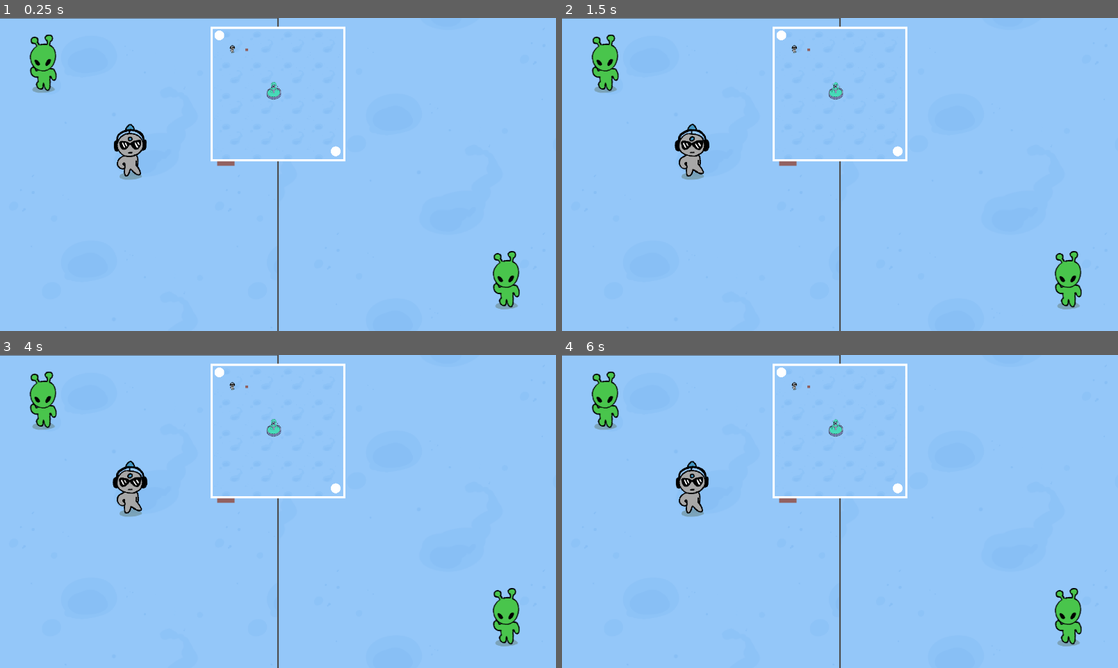
Above: before the commit, frames 1-4 (two rows, left to right).
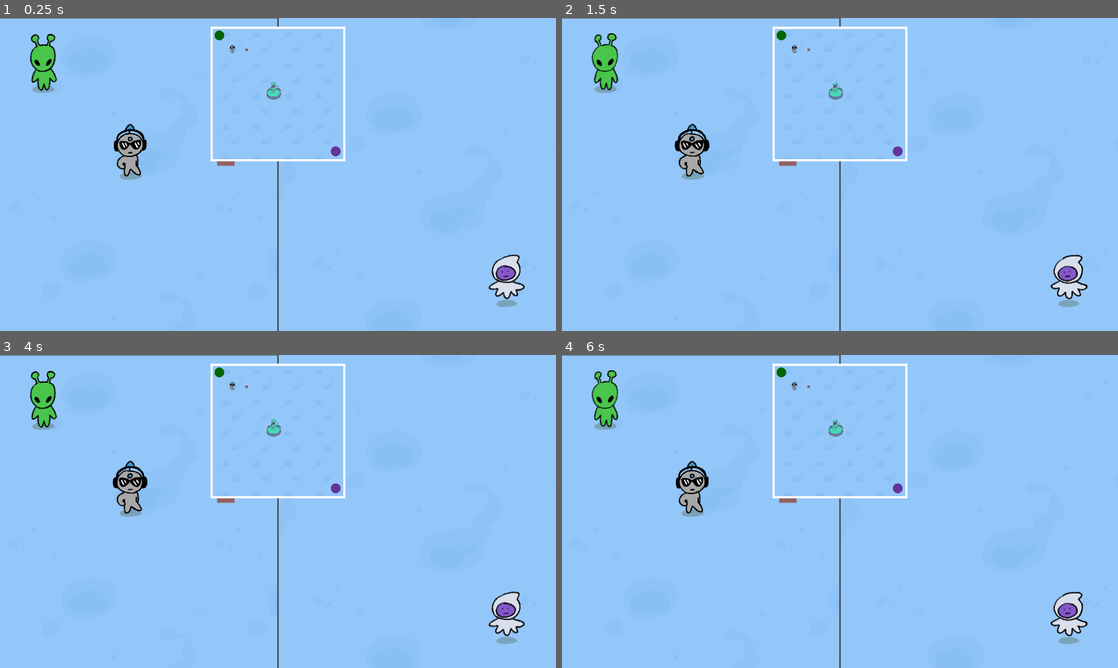
Above: after the commit, the same moments.

Repository: liannie3/wwhataburger
Game: Godot game, scene res://main_game/SpitScreen.tscn
Same seed, same stepped clock (60 frames per second), same inputs: the game is played once before the commit and once after it. This scene is started directly instead of the project's main scene.
Inputs:
- Up to frame 1 (0.25 s): no input
- Up to frame 2 (1.5 s): no input
- Up to frame 3 (4 s): tap Enter at 2.75 s; tap Space at 3.5 s
- Up to frame 4 (6 s): no input

The runs differ from the first frame. In frame 1, 1.2% of the frame differs, in the area x 5-95%, y 4-94%; in frame 2, 1.2%; in frame 3, 1.2%; in frame 4, 1.2%.
Error before the commit: Parse Error: Unexpected identifier "k" in class body. (res://main_game/player.gd:18)

Commit message:
Remove accidentally added k

Diff:
--- a/main_game/player.gd
+++ b/main_game/player.gd
@@ -15,7 +15,6 @@
 
 # Variable to hold the player's current emotion
 var current_emotion: EmotionData.Emotion = EmotionData.Emotion.NONE
-k
 
 func _ready() -> void:
 	# Paint the dot based on the player ID!
